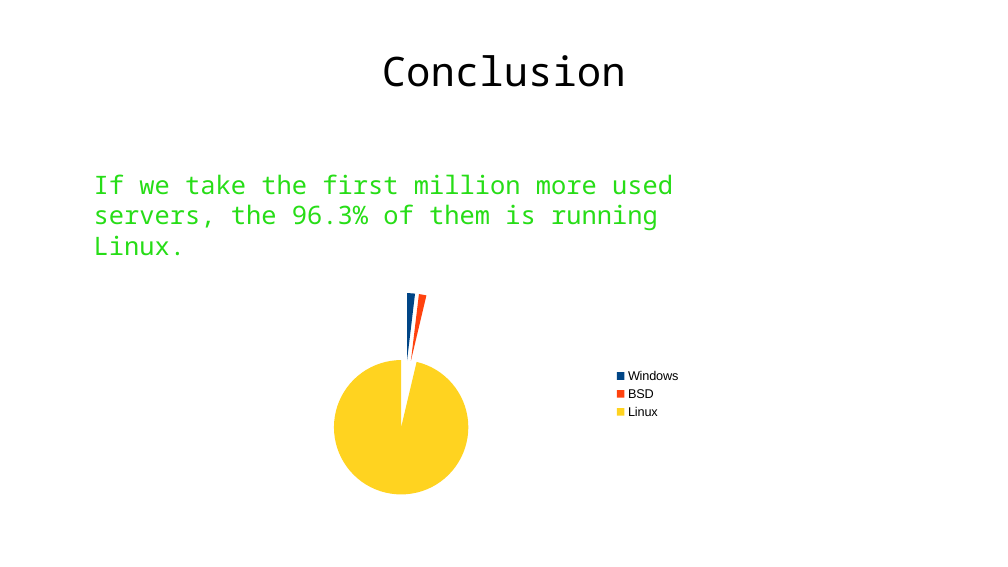
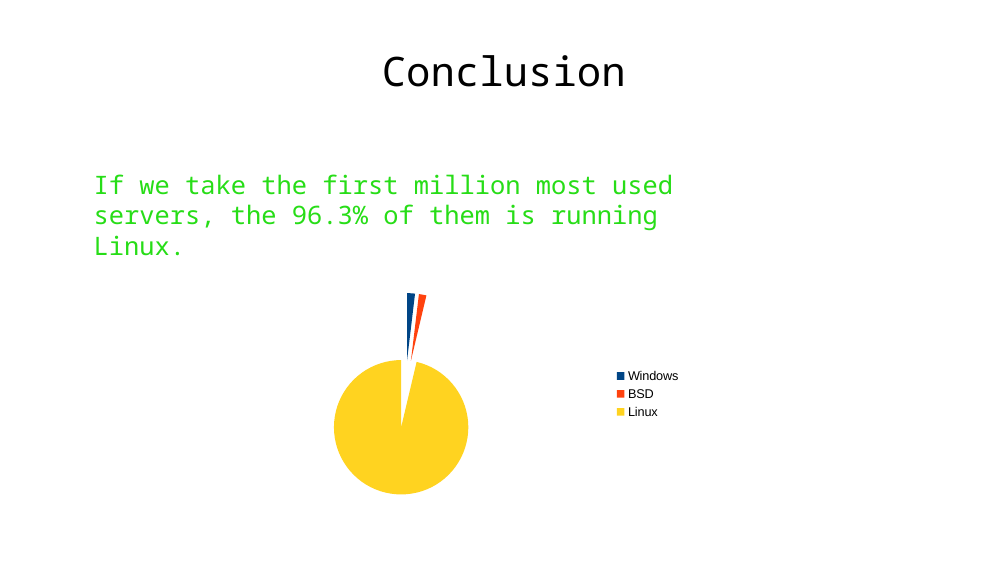
Before and after one commit to WAPEETY/open-source-presentation, a slide deck: slide 10 of open_source.odp. Drawn at 1008x567 pixels with LibreOffice and Linux fonts; fonts in the diff are those of the drawing; background and template pictures are left out. Boxes give left, top, right and bottom in pixels: in the first picture for what was removed or moved away, otherwise in the second. Text is boxed around its words. In the diff, an @@ line names an element or a change of style, - is before the commit and + after.

Commit message:
first exp

```diff
--- a/open_source.odp
+++ b/open_source.odp
@@ text at box(94, 174, 673, 256): text changed @@
-If we take the first million more used servers, the 96.3% of them is running Linux.
+If we take the first million most used servers, the 96.3% of them is running Linux.
```
Also in this commit, not shown: 1 other slide changed, 1 other file.
